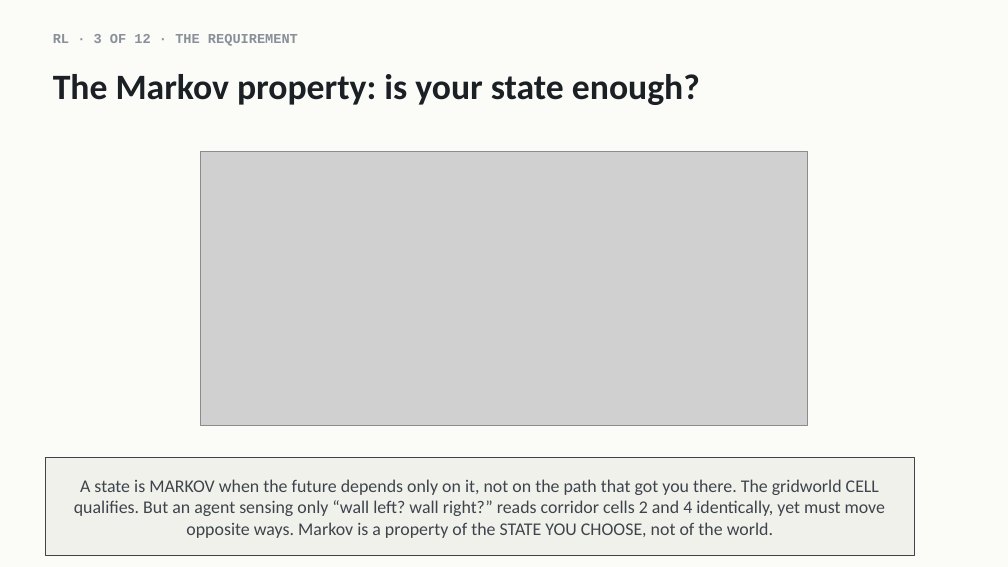
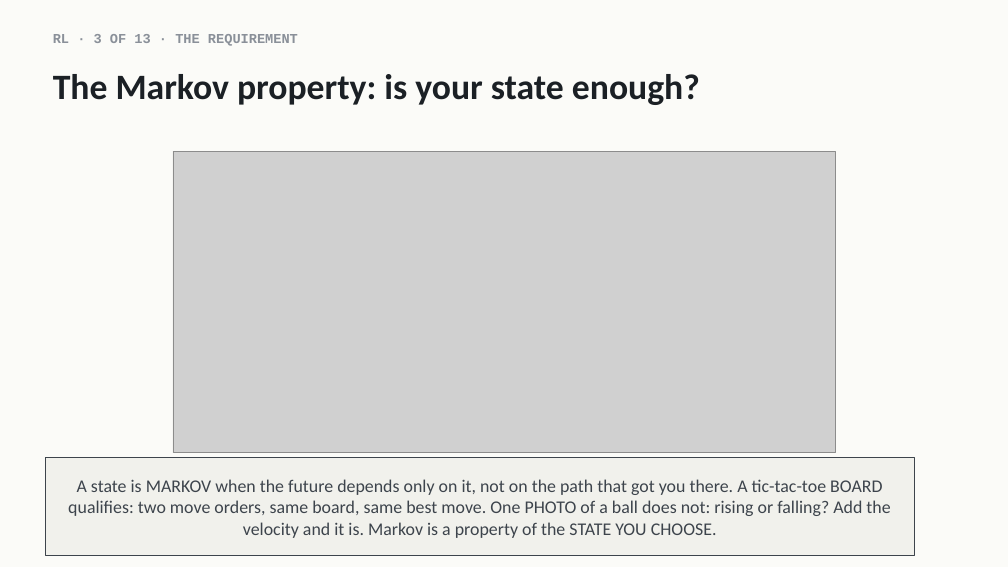
Before and after one commit to indigobio/msacl_dl_course, a slide deck: slide 12 of slides/pptx/lecture13_llms_landscape.pptx. Drawn at 1008x567 pixels with LibreOffice and Linux fonts; fonts in the diff are those of the drawing; grey boxes stand for pictures. Boxes give left, top, right and bottom in pixels: in the first picture for what was removed or moved away, otherwise in the second. Text is boxed around its words. In the diff, an @@ line names an element or a change of style, - is before the commit and + after.

```diff
--- a/slides/pptx/lecture13_llms_landscape.pptx
+++ b/slides/pptx/lecture13_llms_landscape.pptx
@@ picture: place and size @@
-picture at box(200, 151, 808, 426)
+picture at box(173, 151, 836, 453)
@@ text in rectangle at box(68, 479, 890, 538): text changed @@
-A state is MARKOV when the future depends only on it, not on the path that got you there. The gridworld CELL qualifies. But an agent sensing only “wall left? wall right?” reads corridor cells 2 and 4 identically, yet must move opposite ways. Markov is a property of the STATE YOU CHOOSE, not of the world.
+A state is MARKOV when the future depends only on it, not on the path that got you there. A tic-tac-toe BOARD qualifies: two move orders, same board, same best move. One PHOTO of a ball does not: rising or falling? Add the velocity and it is. Markov is a property of the STATE YOU CHOOSE.
```
Also in this commit, not shown: 11 other slides changed, 1 slide added, 7 other files.
